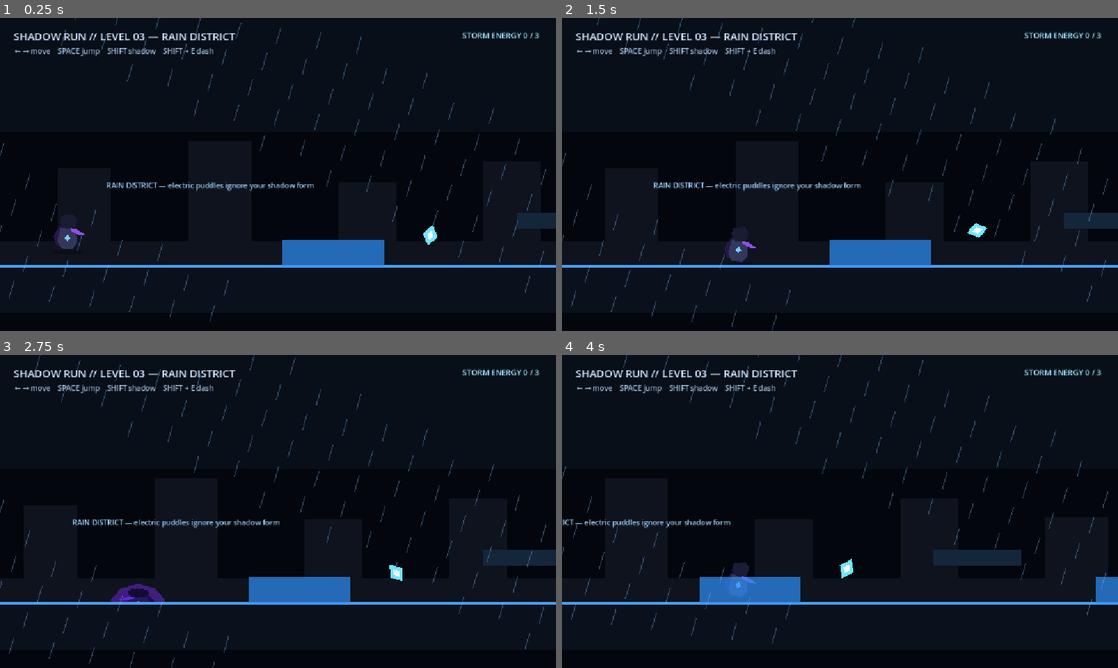
Above: before the commit, frames 1-4 (two rows, left to right).
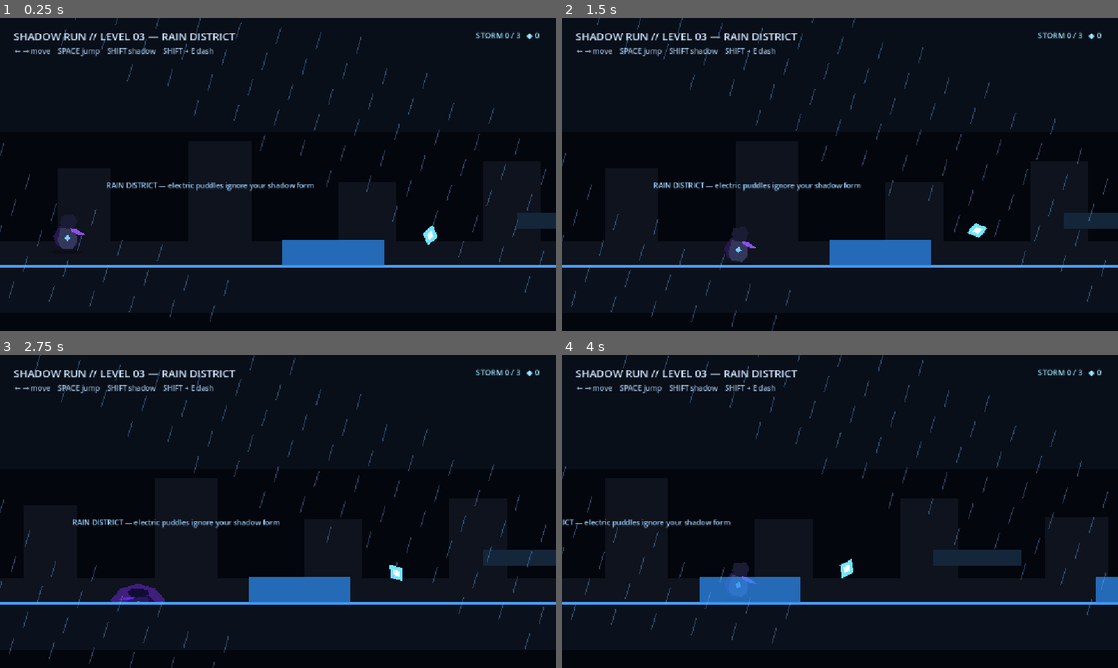
Above: after the commit, the same moments.

Repository: Yass29/shadow-run
Game: Godot game, scene res://level3.tscn
The game is run twice, just before and just after one commit, with the same random seed, the same clock (stepped at 60 frames per second) and the same inputs. This scene is started directly instead of the project's main scene.
Inputs:
- Up to frame 1 (0.25 s): no input
- Up to frame 2 (1.5 s): tap Enter (ui_accept) at 0.5 s; hold Enter (ui_accept) 0.53-1.28 s; hold Right (ui_right) from 0.53 s (still down); tap R at 1.35 s
- Up to frame 3 (2.75 s): tap Enter (ui_accept) at 1.52, 1.55, 1.82, 2.3 s; release Right (ui_right) at 2.03 s; hold Left (ui_left) from 2.03 s (still down); hold Shift from 2.03 s (still down)
- Up to frame 4 (4 s): release Left (ui_left) at 2.78 s; release Shift at 2.78 s; hold Right (ui_right) from 2.78 s (still down); tap E at 2.85 s; tap Enter (ui_accept) at 3.02, 3.05, 3.32 s; hold Enter (ui_accept) from 3.53 s (still down)

The runs differ from the first frame. In frame 1, 0.2% of the frame differs, in the area x 83-97%, y 4-7%; in frame 2, 0.2%; in frame 3, 0.2%; in frame 4, 0.2%.

Commit message:
Show shard wallet in level3.gd

Diff:
--- a/level3.gd
+++ b/level3.gd
@@ -23,7 +23,7 @@
 	update_fragment_counter()
 
 func update_fragment_counter() -> void:
-	fragment_counter.text = "STORM ENERGY %d / 3" % fragments
+	fragment_counter.text = "STORM %d / 3   ◆ %d" % [fragments, GameState.shadow_shards]
 
 func respawn_player(message: String = "The storm found you.") -> void:
 	if respawning:
